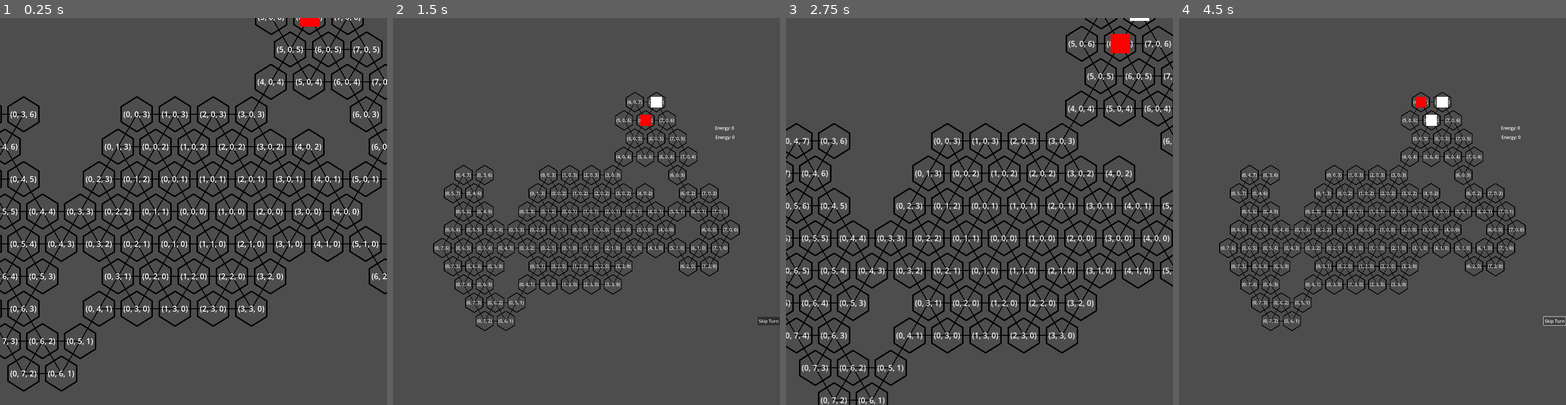
Above: before the commit, frames 1-4 (left to right).
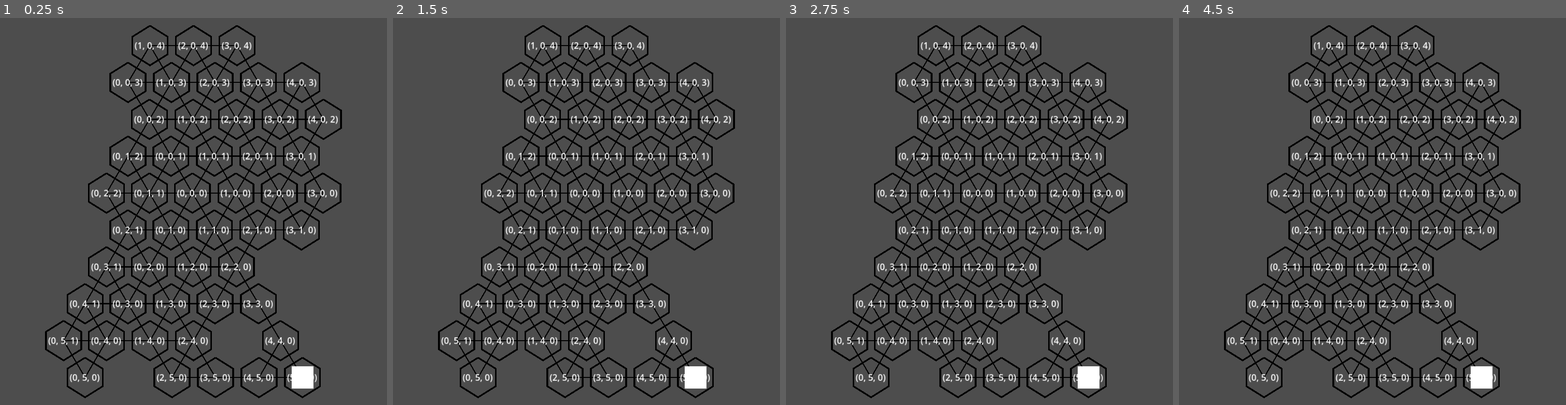
Above: after the commit, the same moments.

Repository: KlaimP/GameJam2.0
Game: Godot game, scene res://main.tscn
Same seed, same stepped clock (60 frames per second), same inputs: the game is played once before the commit and once after it.
Inputs (mouse positions are in pixels of both pictures, inside the frame that each line leads up to):
- Up to frame 1 (0.25 s): no input
- Up to frame 2 (1.5 s): tap Enter at 0.5 s; tap Mouse wheel up (cam_zoom_in) at 0.6 s; click (586, 211) at 0.67 s; tap Mouse wheel down (cam_zoom_out) at 0.8, 1.35 s; tap Space at 1.25 s; move the mouse to (547, 219) at 1.27 s; click (547, 219) at 1.42 s
- Up to frame 3 (2.75 s): tap Mouse wheel up (cam_zoom_in) at 1.55, 2.1 s; tap Enter at 2 s; move the mouse to (921, 242) at 2.02 s; click (921, 242) at 2.17 s; tap Mouse wheel down (cam_zoom_out) at 2.3 s
- Up to frame 4 (4.5 s): tap Space at 2.75 s; move the mouse to (1283, 238) at 2.77 s; tap Mouse wheel down (cam_zoom_out) at 2.85, 3.8 s; click (1283, 238) at 2.92 s; tap Mouse wheel up (cam_zoom_in) at 3.05 s; tap Enter at 3.5 s; move the mouse to (1318, 203) at 3.52 s; press the mouse at (1318, 203) at 3.53 s; release the mouse at (1318, 203) at 4.25 s; click (1554, 319) at 4.25 s, where only the run before the commit has a clickable "Skip Turn"

The runs differ from the first frame. In frame 1, 22% of the frame differs, in the area x 0-100%, y 0-99%; in frame 2, 16%; in frame 3, 23%, in the area x 0-100%, y 0-100%; in frame 4, 16%.

Commit message:
немного закрытых дел

Diff:
--- a/camera.gd
+++ b/camera.gd
@@ -2,8 +2,8 @@
 
 
 var zoomStep: float = 0.75
-var zoomMax: float = 2.0
-var zoomMin: float = 0.5
+var zoomMax: float = 0.75
+var zoomMin: float = 2.0
 
 var edgeLeft: float = -1000
 var edgeRight: float = 1000
@@ -12,9 +12,9 @@
 var edgeOffset: float = 50
 
 var screenResolution: Vector2
-var screenCenter: Vector2
+var gameCenter: Vector2
 
-var zoomDefault: float = 1.0
+var zoomDefault: float = 1.5
 
 
 
@@ -22,9 +22,9 @@
 
 func _ready() -> void:
 	screenResolution = get_canvas_transform().get_origin() * 2
-	zoom = Vector2(zoomDefault, zoomDefault)
 	EventBus.calculate_edges.connect(set_edges)
 	check_position()
+
 
 func set_edges(arr: Array):
 	var posVec = arr[0]
@@ -33,6 +33,21 @@
 	edgeRight = posVec.x + edgeOffset
 	edgeUp = negVec.y - edgeOffset
 	edgeDown = posVec.y + edgeOffset
+	set_center()
+	set_zoom_settings()
+
+func set_center():
+	gameCenter = Vector2((edgeLeft + edgeRight)/2, (edgeUp + edgeDown)/2)
+	position = gameCenter
+
+func set_zoom_settings():
+	var sumX = abs(edgeLeft) + abs(edgeRight)
+	var sumY = abs(edgeUp) + abs(edgeDown)
+	var max = sumX if sumX > sumY else sumY
+	zoomMax = screenResolution.x / max
+	zoomDefault = zoomMax
+	zoom = Vector2(zoomDefault, zoomDefault)
+	check_position()
 
 
 func _unhandled_input(event: InputEvent) -> void:
@@ -81,10 +96,10 @@
 
 	zoom *= pow(zoomStep, zooming)
 
-	if zoom > Vector2(zoomMax, zoomMax):
+	if zoom < Vector2(zoomMax, zoomMax):
 		zoom = Vector2(zoomMax, zoomMax)
 		return
-	if zoom < Vector2(zoomMin, zoomMin):
+	if zoom > Vector2(zoomMin, zoomMin):
 		zoom = Vector2(zoomMin, zoomMin)
 		return
 
--- a/map/map.gd
+++ b/map/map.gd
@@ -9,14 +9,18 @@
 
 var sizeField = 9
 
+var chanceGenerate = 0.8
+var chanceSkip = 0.4
+
 # Map Size: [Min  Diameter, Max Diameter, Min Number of Tiles, Max Number of Tiles]
 var genSizeSettings: Dictionary = {
 	0: [1, 4, 32, 40],
 	1: [2, 6, 45, 80],
-	2: [3, 8, 90, 120]
+	2: [4, 10, 90, 120],
+	3: [7, 15, 200, 350]
 }
 var numberGenerated: int = 0
-var choosedSize: int = 2
+var choosedSize: int = 1
 
 
 @onready var tileScene: PackedScene = load("res://map/tile.tscn")
@@ -78,8 +82,8 @@
 				continue
 			create_tiles_around(set_tile(neigTile))
 			continue
-		if randf() > (0.8):
-			if randf() > 0.6: continue
+		if randf() < chanceGenerate:
+			if randf() > chanceSkip: continue
 			if tiles.has(neigTile):
 				continue
 			create_tiles_around(set_tile(neigTile))
